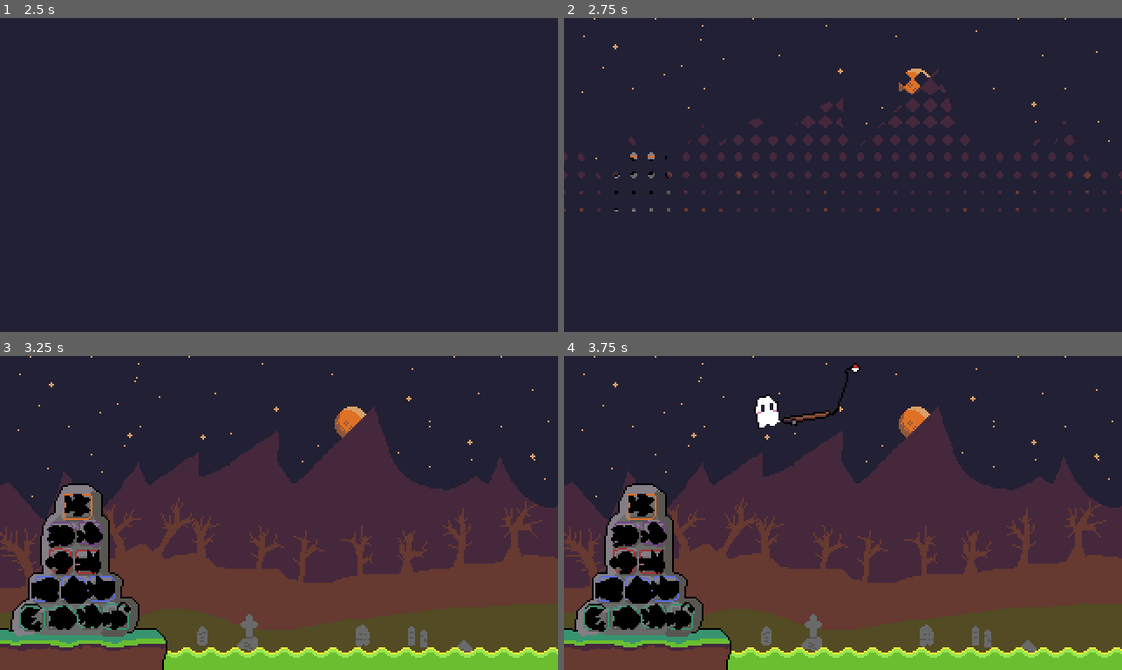
Above: before the commit, frames 1-4 (two rows, left to right).
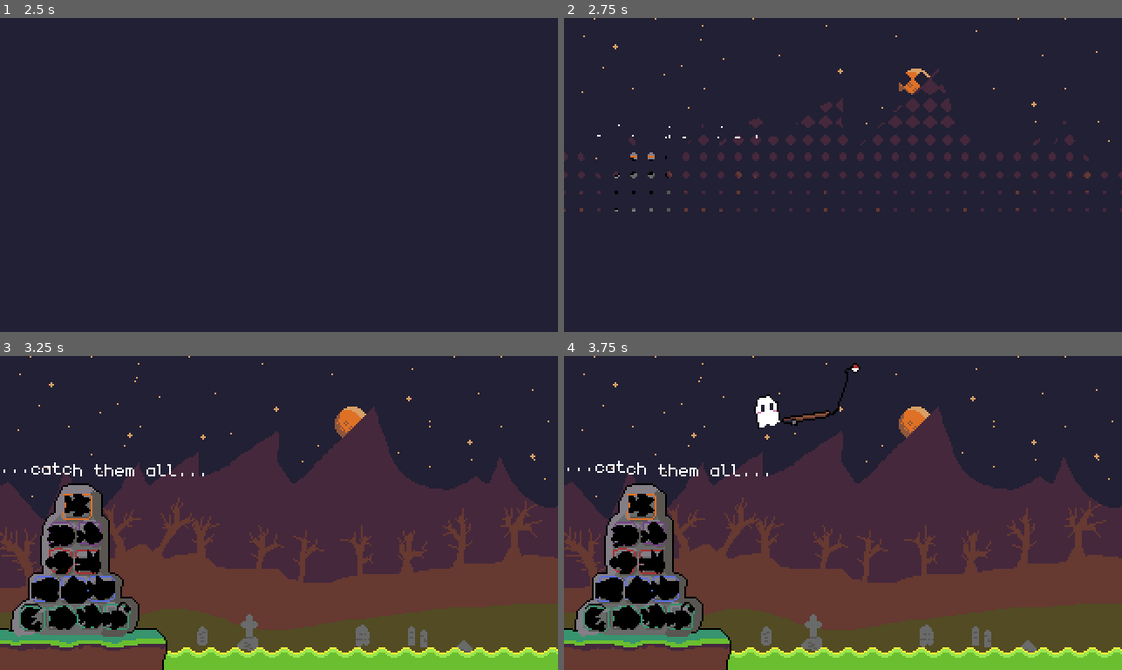
Above: after the commit, the same moments.

Repository: thomz12/LD58
Game: Godot game, scene res://scenes/game.tscn
Same seed, same stepped clock (60 frames per second), same inputs: the game is played once before the commit and once after it.
Inputs (mouse positions are in pixels of both pictures, inside the frame that each line leads up to):
- Up to frame 1 (2.5 s): click "Play game" at 0.5 s; click "Play game" at 1.25 s; click "Play game" at 2 s
- Up to frame 2 (2.75 s): no input
- Up to frame 3 (3.25 s): move the mouse to (401, 497) at 2.77 s
- Up to frame 4 (3.75 s): tap Enter at 3.5 s; move the mouse to (731, 528) at 3.52 s

Frame 1 is identical in both runs. In frame 2, less than 0.1% of the frame differs, in the area x 5-35%, y 33-39%; in frame 3, 0.3%, in the area x 0-37%, y 33-39%; in frame 4, 0.3%.

Commit message:
"Catch them all" message

Diff:
--- a/ld-58/scenes/main.tscn
+++ b/ld-58/scenes/main.tscn
@@ -1,12 +1,13 @@
-[gd_scene load_steps=12 format=3 uid="uid://bgjyxgqyuigc1"]
+[gd_scene load_steps=13 format=3 uid="uid://bgjyxgqyuigc1"]
 
 [ext_resource type="PackedScene" uid="uid://cxdp0ygjeeag3" path="res://scenes/fishing/rod.tscn" id="1_o5qli"]
 [ext_resource type="Texture2D" uid="uid://p7m4838pb33s" path="res://sprites/background.png" id="1_tbgi4"]
 [ext_resource type="Texture2D" uid="uid://dlipgeh8lptfa" path="res://sprites/ground.png" id="2_0wfyh"]
 [ext_resource type="Texture2D" uid="uid://crwijcqfixqcc" path="res://sprites/sludge.png" id="2_jyhfs"]
-[ext_resource type="Script" uid="uid://dnodao07emvn4" path="res://scripts/water.gd" id="3_tbgi4"]
+[ext_resource type="Script" path="res://scripts/water.gd" id="3_tbgi4"]
 [ext_resource type="Script" uid="uid://b3s6wfywbm56o" path="res://scripts/ui/hud.gd" id="6_tefeu"]
-[ext_resource type="PackedScene" path="res://scenes/fishing/altar.tscn" id="7_o6xl0"]
+[ext_resource type="Theme" uid="uid://bwgtcoet55w6c" path="res://scenes/ui/ui_theme.tres" id="7_85g3d"]
+[ext_resource type="PackedScene" uid="uid://ccv86tyg237tx" path="res://scenes/fishing/altar.tscn" id="7_o6xl0"]
 [ext_resource type="PackedScene" uid="uid://bqhlak50x0uy3" path="res://scenes/camera.tscn" id="8_tipki"]
 
 [sub_resource type="RectangleShape2D" id="RectangleShape2D_jyhfs"]
@@ -103,7 +104,19 @@
 anchor_bottom = 1.0
 grow_horizontal = 2
 grow_vertical = 2
+theme = ExtResource("7_85g3d")
 script = ExtResource("6_tefeu")
+
+[node name="LabelStartInfo" type="RichTextLabel" parent="CanvasLayer/HUD"]
+unique_name_in_owner = true
+layout_mode = 0
+offset_top = 56.0
+offset_right = 320.0
+offset_bottom = 69.0
+size_flags_vertical = 4
+bbcode_enabled = true
+text = "[wave amp=30.0 freq=-2.0 connected=1][pulse freq=1.0]...catch them all...[/pulse][/wave]"
+fit_content = true
 
 [node name="Camera" parent="." instance=ExtResource("8_tipki")]
 position = Vector2(160, 90)
--- a/ld-58/scripts/ui/hud.gd
+++ b/ld-58/scripts/ui/hud.gd
@@ -1,5 +1,7 @@
 extends Control
 class_name HUD
+
+@onready var label_start_info: RichTextLabel = %LabelStartInfo
 
 var notification_won_scene := load("res://scenes/ui/notifications/notification_game_won.tscn")
 var notification_fish_scene := load("res://scenes/ui/notifications/notification_new_fish_type.tscn")
@@ -15,7 +17,13 @@
 func _process(delta: float) -> void:
 	if not game_over: game_time += delta
 
+
 func _on_new_fish_type_caught(data: FishType) -> void:
+	if label_start_info.visible:
+		## Hide the label when the first fish is caught
+		var tween := create_tween()
+		tween.tween_property(label_start_info, 'modulate:a', 0, 1.0)
+
 	var new_notification = notification_fish_scene.instantiate() as NotificationNewFishType
 	new_notification.data = data
 	add_child(new_notification)
